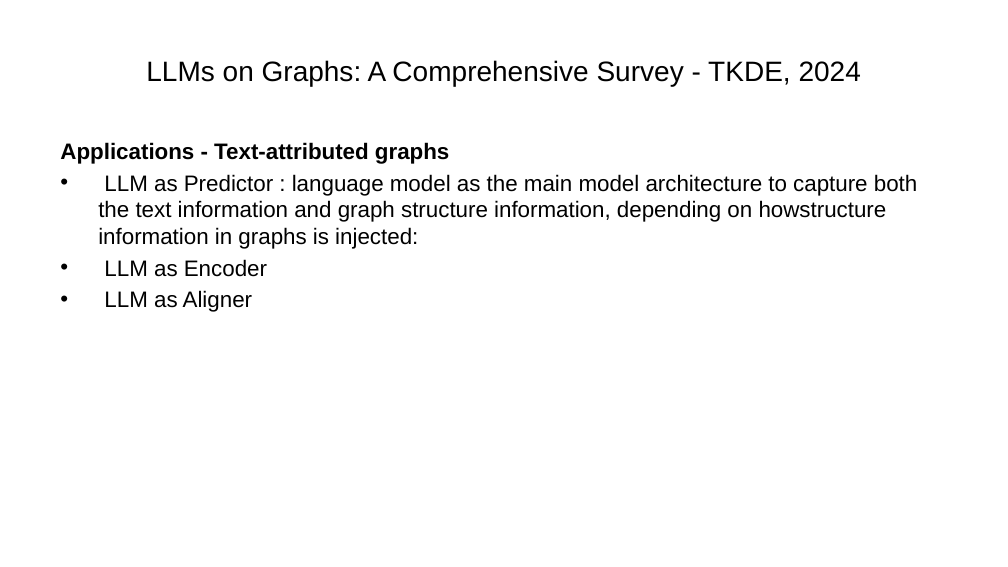
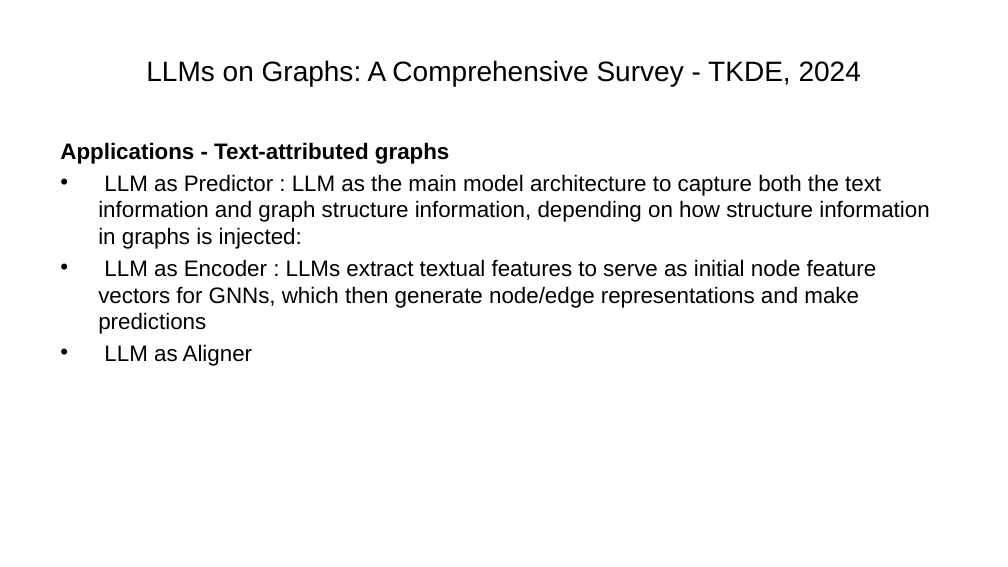
Before and after one commit to ManuelePasini/slides-markdown, a slide deck: slide 5 of graph_llm.pptx. Drawn at 1008x567 pixels with LibreOffice and Linux fonts; fonts in the diff are those of the drawing. Boxes give left, top, right and bottom in pixels: in the first picture for what was removed or moved away, otherwise in the second. Text is boxed around its words. In the diff, an @@ line names an element or a change of style, - is before the commit and + after.

```diff
--- a/graph_llm.pptx
+++ b/graph_llm.pptx
@@ text at (98,174,929,334): text changed @@
-• LLM as Predictor : language model as the main model architecture to capture both the text information and graph structure information, depending on howstructure information in graphs is injected:
-• LLM as Encoder
+• LLM as Predictor : LLM as the main model architecture to capture both the text information and graph structure information, depending on how structure information in graphs is injected:
+• LLM as Encoder : LLMs extract textual features to serve as initial node feature vectors for GNNs, which then generate node/edge representations and make predictions
```
Also in this commit, not shown: 1 other slide changed, 2 slides added, 5 other files.
